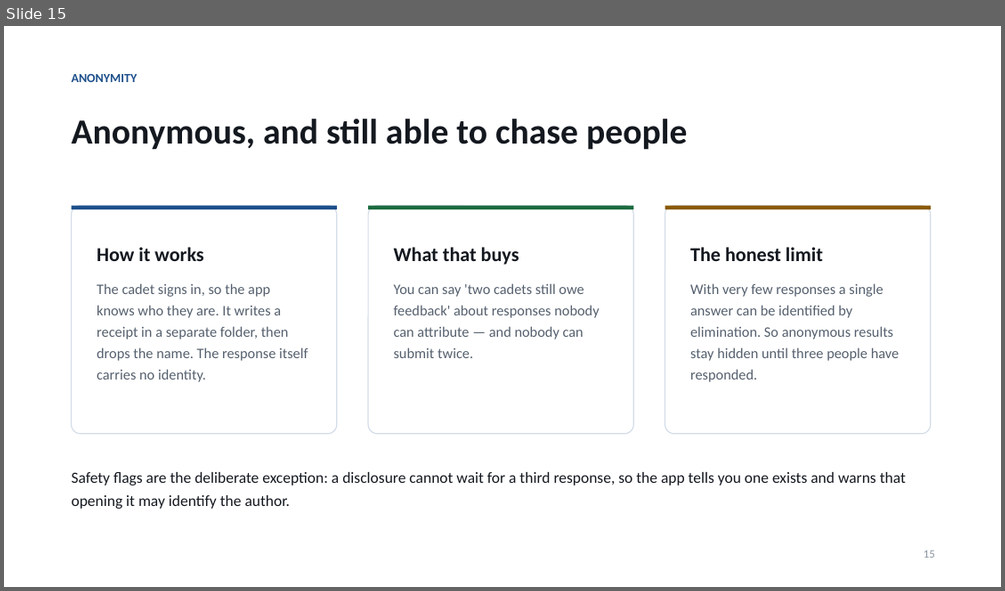
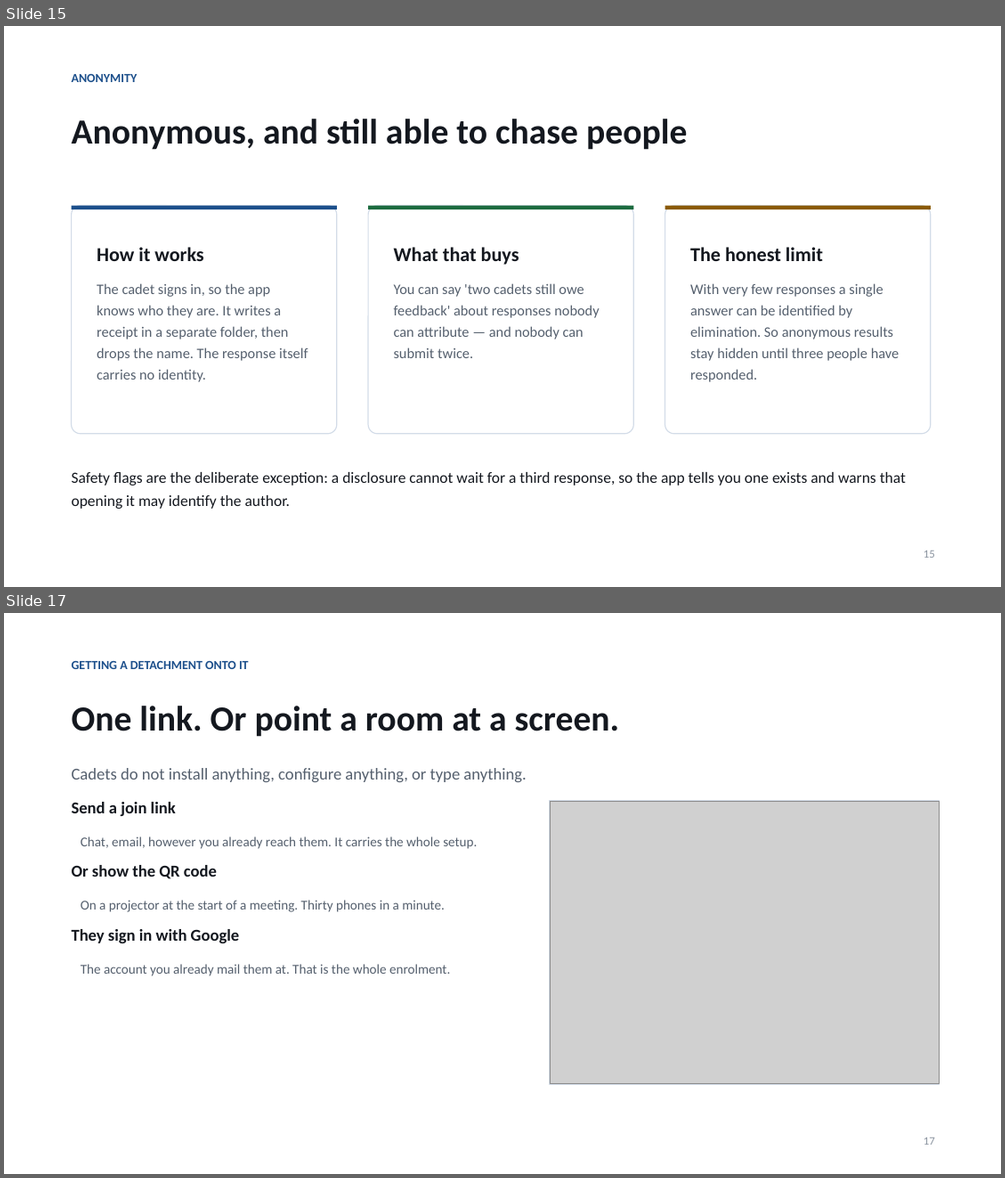
Before and after one commit to dmg-arts/my-pwa, a slide deck: docs/TOP-Feedback-Introduction.pptx. Shown one above the other, each under a label of ours: slide 15 before the commit, slides 15 and 17 after it; the slides between them are not shown. The pictures are 1005x591 and 1005x1178 pixels, drawn with LibreOffice and Linux fonts; fonts in the diff are those of the drawing; grey boxes stand for pictures. Boxes give left, top, right and bottom in pixels: in the first picture for what was removed or moved away, otherwise in the second. Text is boxed around its words. In the diff, an @@ line names an element or a change of style, - is before the commit and + after.

```diff
--- a/docs/TOP-Feedback-Introduction.pptx
+++ b/docs/TOP-Feedback-Introduction.pptx
@@ slide 17 added at [4,613,1001,1174], background #FFFFFF @@
@@ text added at [72,661,249,669], 12 pt, text #1C4F8B, bold @@
+GETTING A DETACHMENT ONTO IT
@@ text added at [72,706,620,737], 34 pt, text #14181F, bold @@
+One link. Or point a room at a screen.
@@ text added at [72,768,526,782], 16 pt, text #55606E @@
+Cadets do not install anything, configure anything, or type anything.
@@ text added at [72,802,477,976], 13 pt, text #55606E @@
+Send a join link
+Chat, email, however you already reach them. It carries the whole setup.
+Or show the QR code
+On a projector at the start of a meeting. Thirty phones in a minute.
+They sign in with Google
+The account you already mail them at. That is the whole enrolment.
@@ rectangle added at [550,800,939,1084], fill #FFFFFF, outline #D3DCE8 1 pt @@
@@ picture added at [550,801,938,1083] @@
@@ text added at [923,1137,935,1144], 11 pt, text #8A939F @@
+17
```
Also in this commit, not shown: 3 slides changed, 3 other slides added, 1 slide removed, 4 other files.
